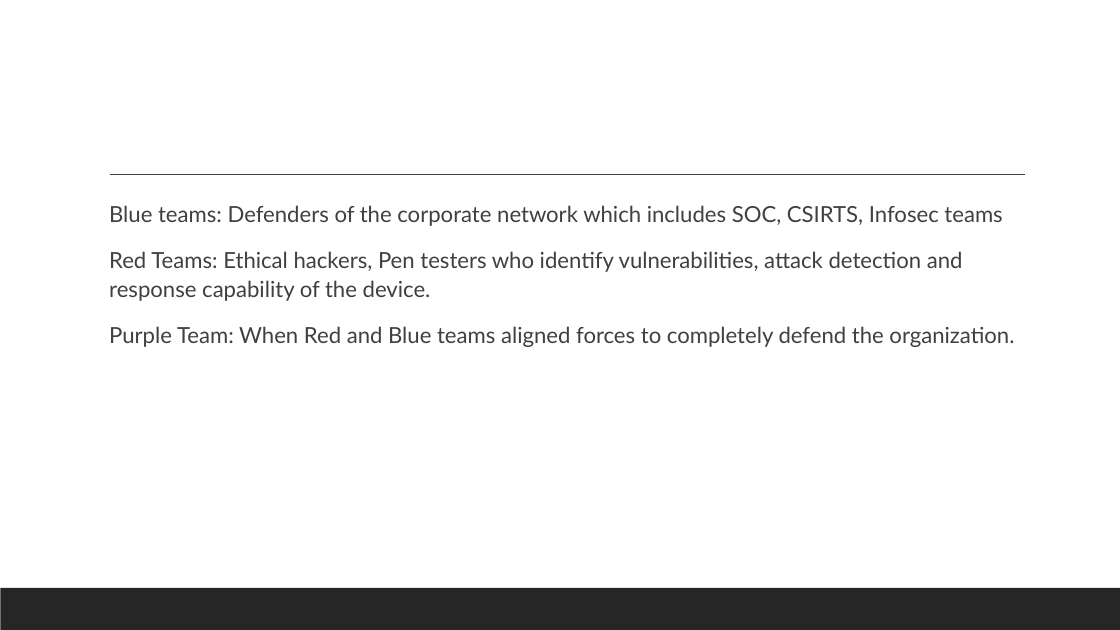
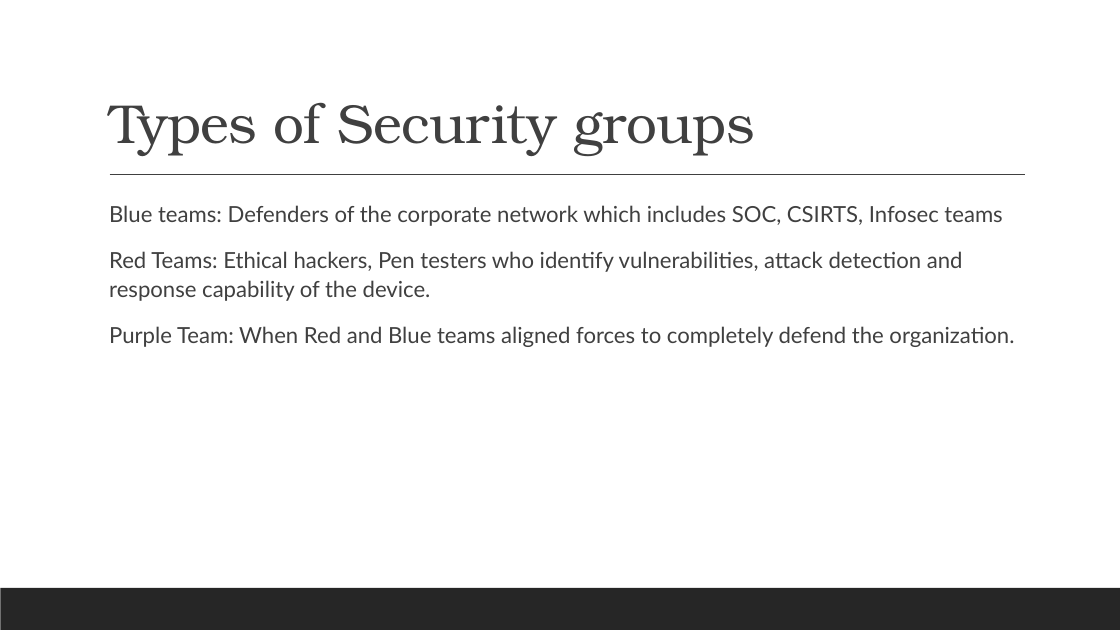
Before and after one commit to ronnie-1947/access-control-ppt, a slide deck: slide 29 of Access Control.pptx (slide 33 before the commit). Drawn at 1120x630 pixels with LibreOffice and Linux fonts; fonts in the diff are those of the drawing. Boxes give left, top, right and bottom in pixels: in the first picture for what was removed or moved away, otherwise in the second. Text is boxed around its words. In the diff, an @@ line names an element or a change of style, - is before the commit and + after.

```diff
--- a/Access Control.pptx
+++ b/Access Control.pptx
@@ title added at box(109, 102, 755, 156), 47 pt, text #404040 @@
+Types of Security groups
```
Also in this commit, not shown: 7 other slides changed, 9 slides added, 5 slides removed.
